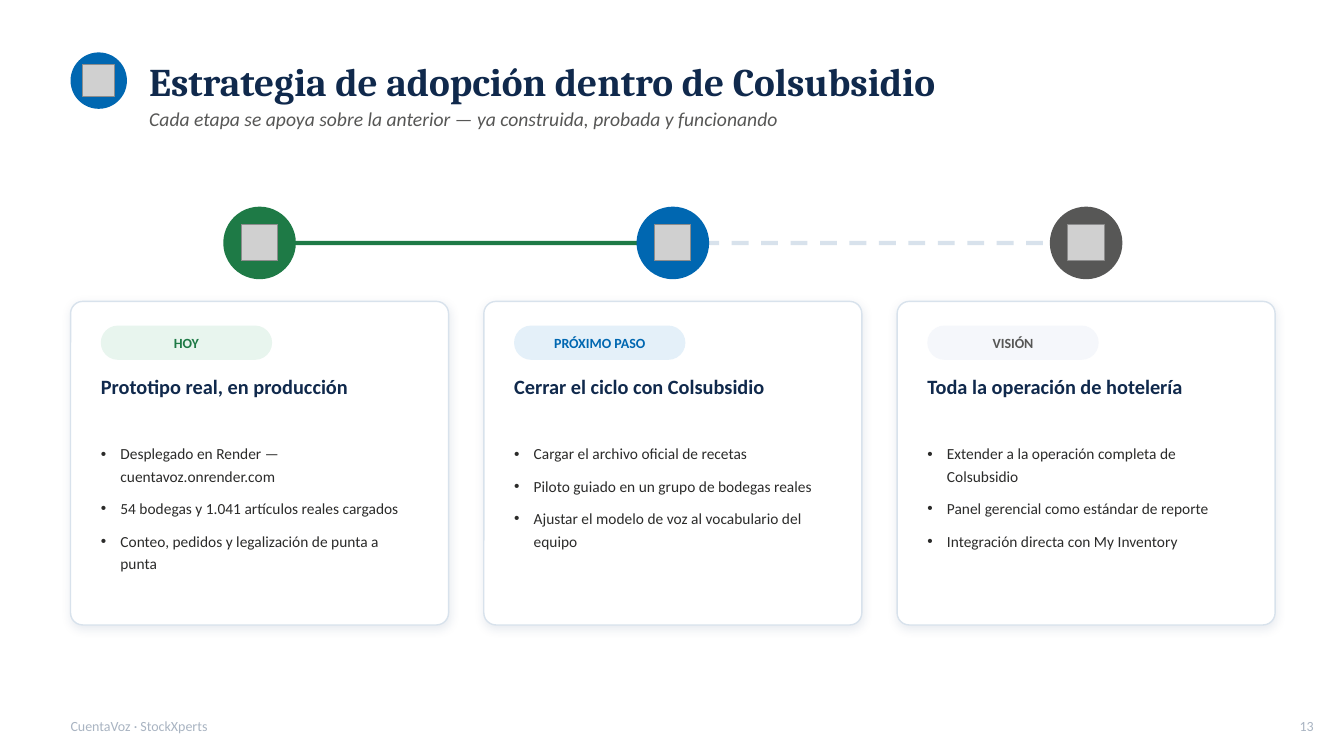
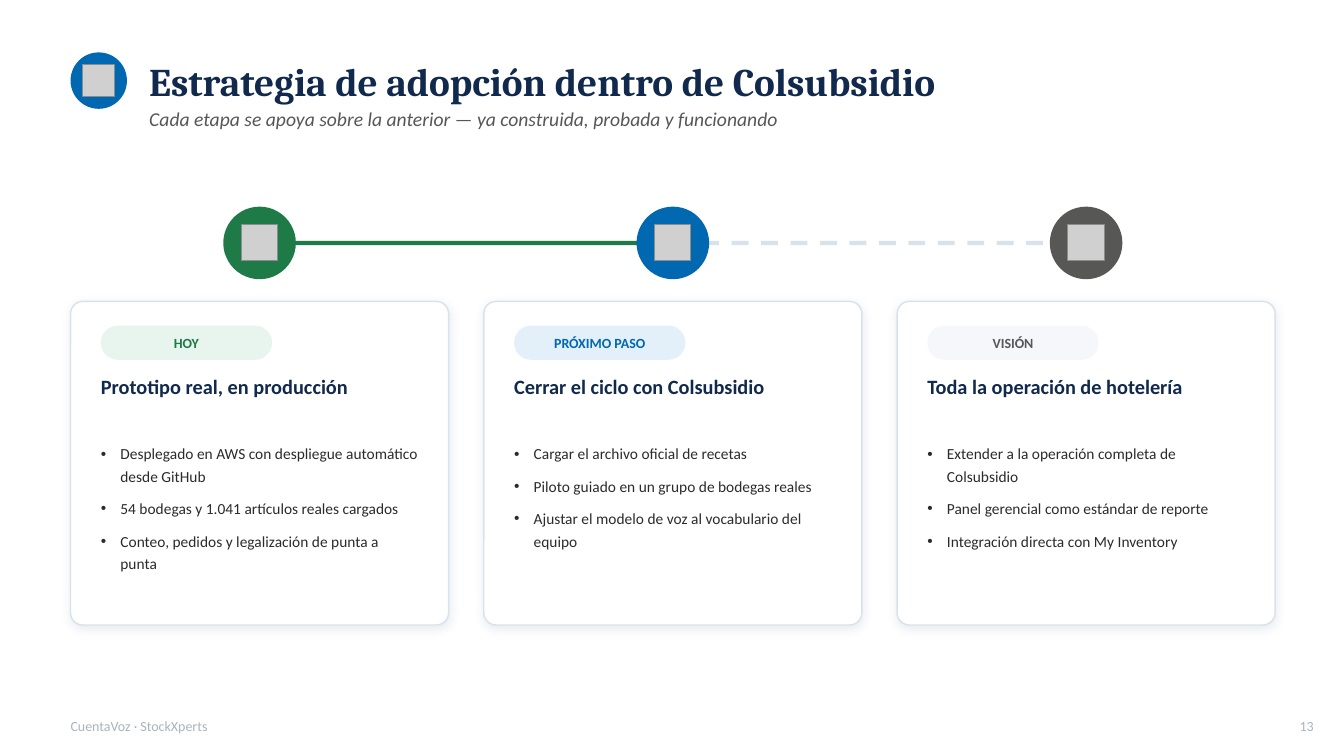
Before and after one commit to lnieto044/cuentavoz, a slide deck: slide 13 of docs/CuentaVoz_Colsubsidio_V2.pptx. Drawn at 1344x756 pixels with LibreOffice and Linux fonts; fonts in the diff are those of the drawing; grey boxes stand for pictures. Boxes give left, top, right and bottom in pixels: in the first picture for what was removed or moved away, otherwise in the second. Text is boxed around its words. In the diff, an @@ line names an element or a change of style, - is before the commit and + after.

```diff
--- a/docs/CuentaVoz_Colsubsidio_V2.pptx
+++ b/docs/CuentaVoz_Colsubsidio_V2.pptx
@@ text at (x1=120, y1=448, x2=417, y2=482): text changed @@
-• Desplegado en Render — cuentavoz.onrender.com
+• Desplegado en AWS con despliegue automático desde GitHub
```
Also in this commit, not shown: 5 other slides changed, 3 other files.
